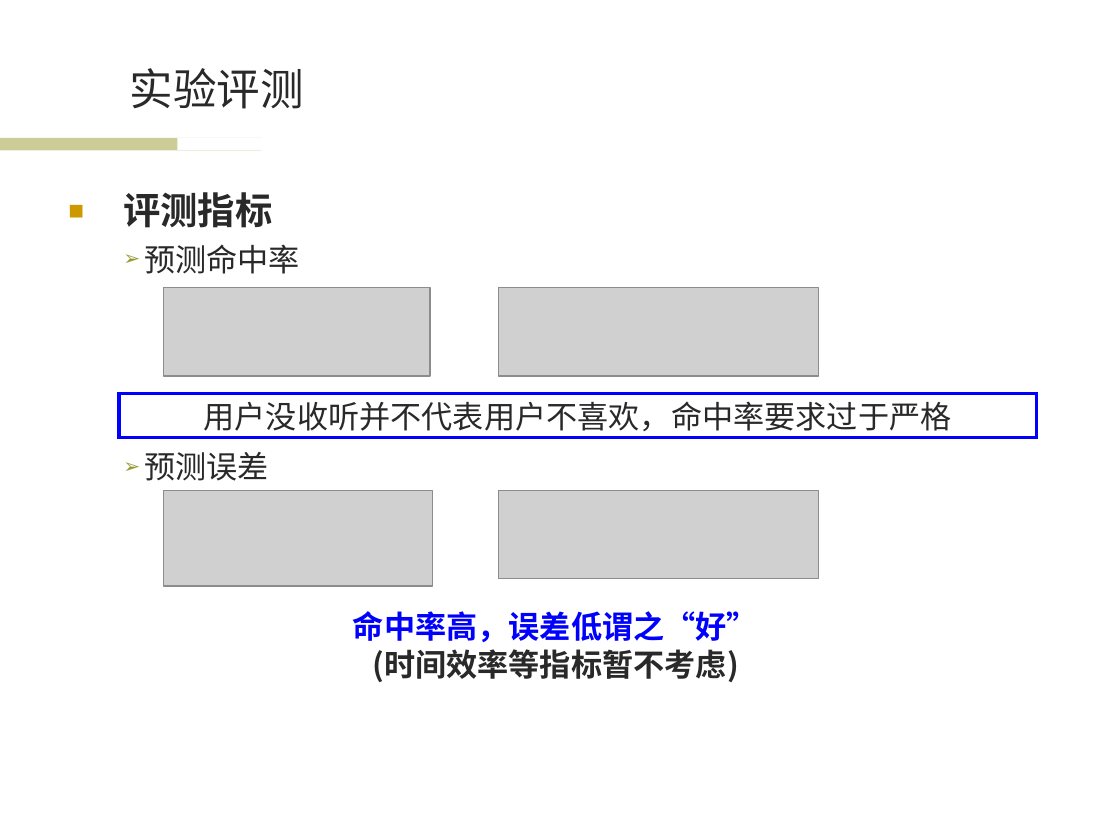
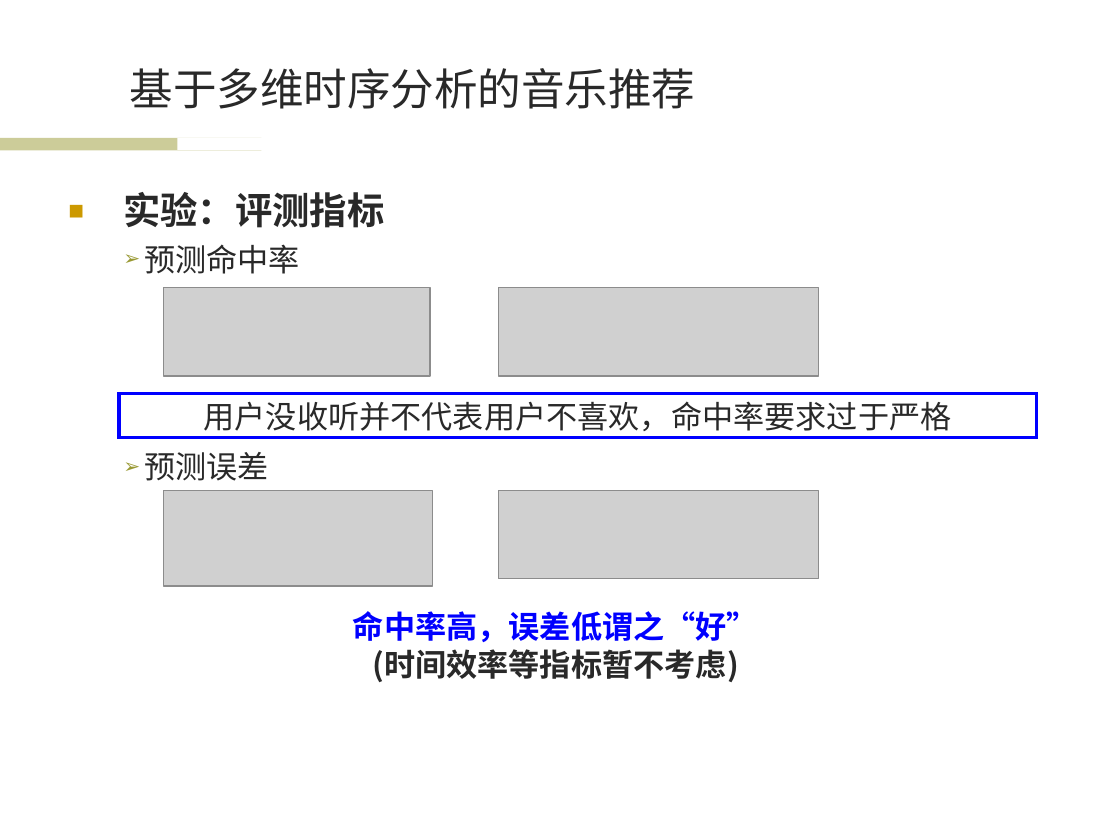
Before and after one commit to wwssttt/NJUThesis, a slide deck: slide 11 of ppt/一种基于时间序列分析的个性化音乐推荐系统及其实现.ppt (slide 13 before the commit). Drawn at 1120x840 pixels with LibreOffice and Linux fonts; fonts in the diff are those of the drawing; grey boxes stand for pictures; background and template pictures are left out. Boxes give left, top, right and bottom in pixels: in the first picture for what was removed or moved away, otherwise in the second. Text is boxed around its words. In the diff, an @@ line names an element or a change of style, - is before the commit and + after.

```diff
--- a/ppt/一种基于时间序列分析的个性化音乐推荐系统及其实现.ppt
+++ b/ppt/一种基于时间序列分析的个性化音乐推荐系统及其实现.ppt
@@ title at [130, 68, 695, 109]: text changed @@
-实验评测
+基于多维时序分析的音乐推荐
@@ text at [123, 192, 384, 228]: text changed @@
-■ 评测指标
+■ 实验：评测指标
```
Also in this commit, not shown: 11 other slides changed, 1 slide added.
